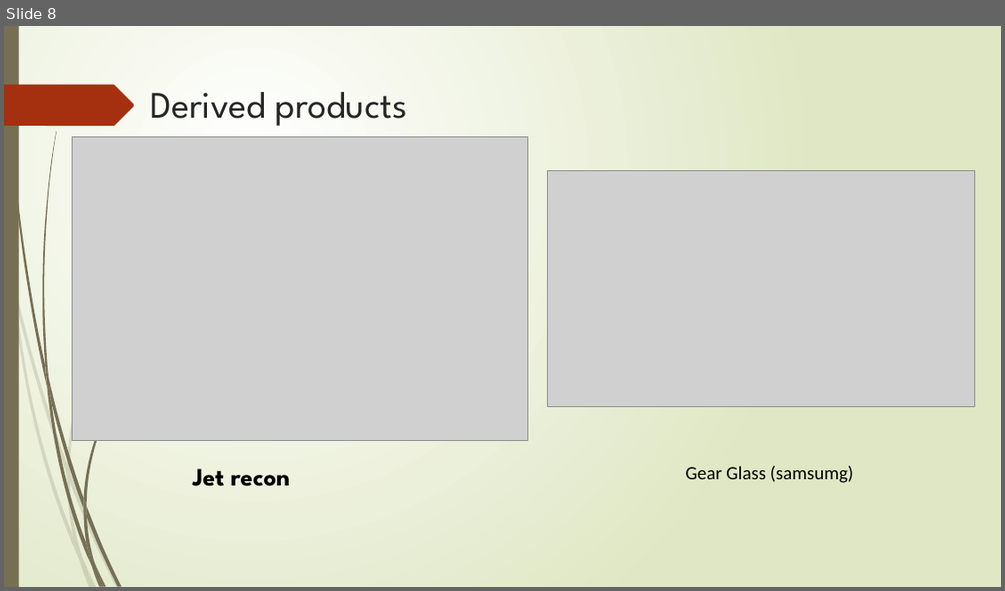
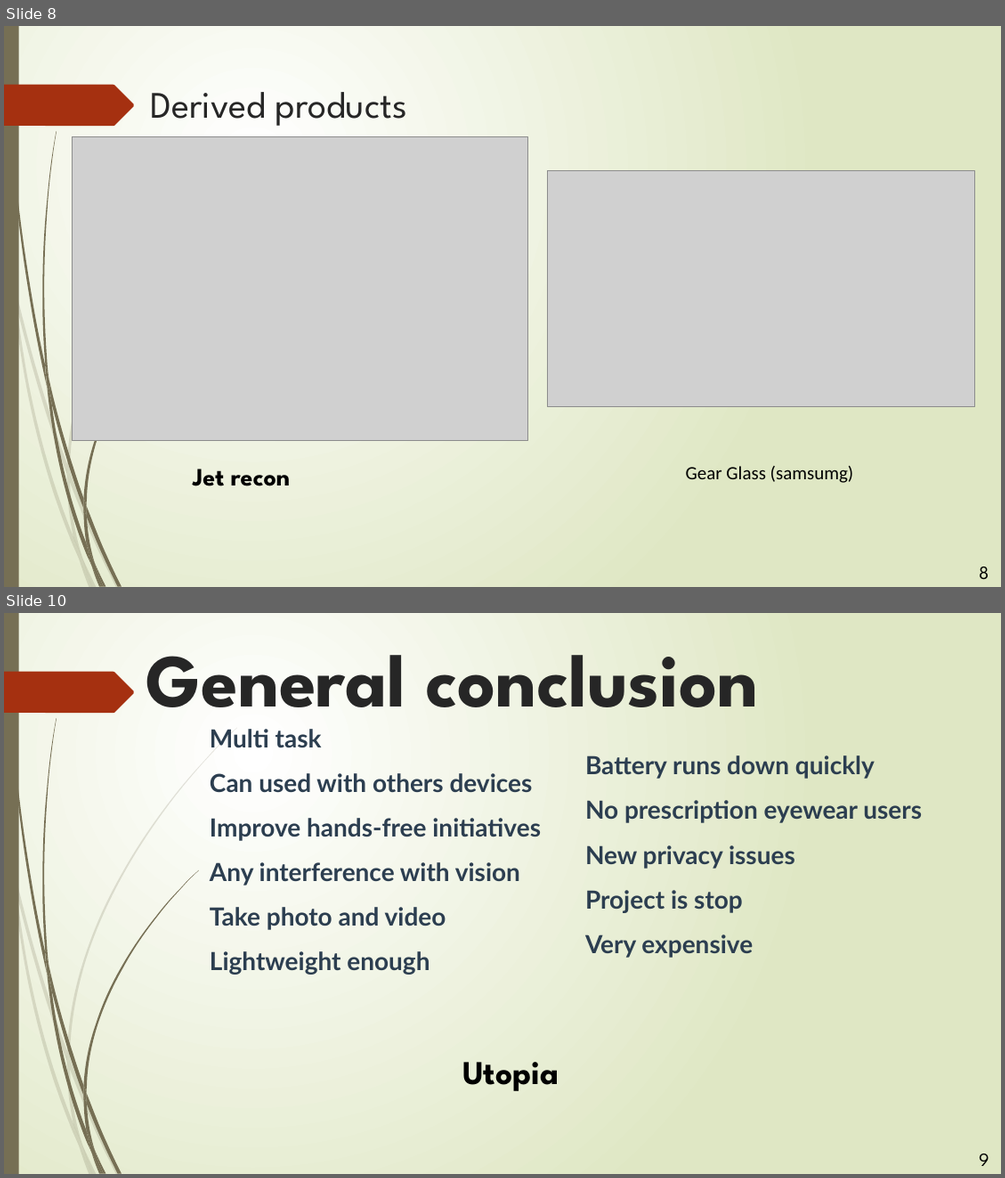
Before and after one commit to Sam-Litz/Info-BTS-SN-IR, a slide deck: BTS 1er année/Anglais/Anglais technique/Google Glass/Google Glass.pptx. Shown one above the other, each under a label of ours: slide 8 before the commit, slides 8 and 10 after it; the slides between them are not shown. The pictures are 1005x591 and 1005x1178 pixels, drawn with LibreOffice and Linux fonts; fonts in the diff are those of the drawing; grey boxes stand for pictures. Boxes give left, top, right and bottom in pixels: in the first picture for what was removed or moved away, otherwise in the second. Text is boxed around its words. In the diff, an @@ line names an element or a change of style, - is before the commit and + after.

```diff
--- a/BTS 1er année/Anglais/Anglais technique/Google Glass/Google Glass.pptx
+++ b/BTS 1er année/Anglais/Anglais technique/Google Glass/Google Glass.pptx
@@ slide 10 added at (x1=4, y1=613, x2=1001, y2=1174), background gradient #FFFFFF to #DFE8C4; not listed: 24 template elements that a slide beside it also shows @@
@@ title added at (x1=146, y1=655, x2=759, y2=707), 72 pt, text #262626, bold @@
+General conclusion
@@ text added at (x1=210, y1=729, x2=541, y2=974), 24 pt, text #2C3E50, bold @@
+Multi task
+Can used with others devices
+Improve hands-free initiatives
+Any interference with vision
+Take photo and video
+Lightweight enough
@@ text added at (x1=585, y1=755, x2=922, y2=957), 24 pt, text #2C3E50, bold @@
+Battery runs down quickly
+No prescription eyewear users
+New privacy issues
+Project is stop
+Very expensive
@@ text added at (x1=462, y1=1062, x2=558, y2=1091), 32 pt, text #000000, bold @@
+Utopia
@@ text added at (x1=979, y1=1153, x2=989, y2=1166), 18 pt, text #000000 @@
+9
@@ slide 8 changed as well @@
@@ text added at (x1=979, y1=566, x2=988, y2=580), 18 pt, text #000000 @@
+8
```
Also in this commit, not shown: 7 other slides changed, 1 other slide added, 1 slide removed, 2 other files.
